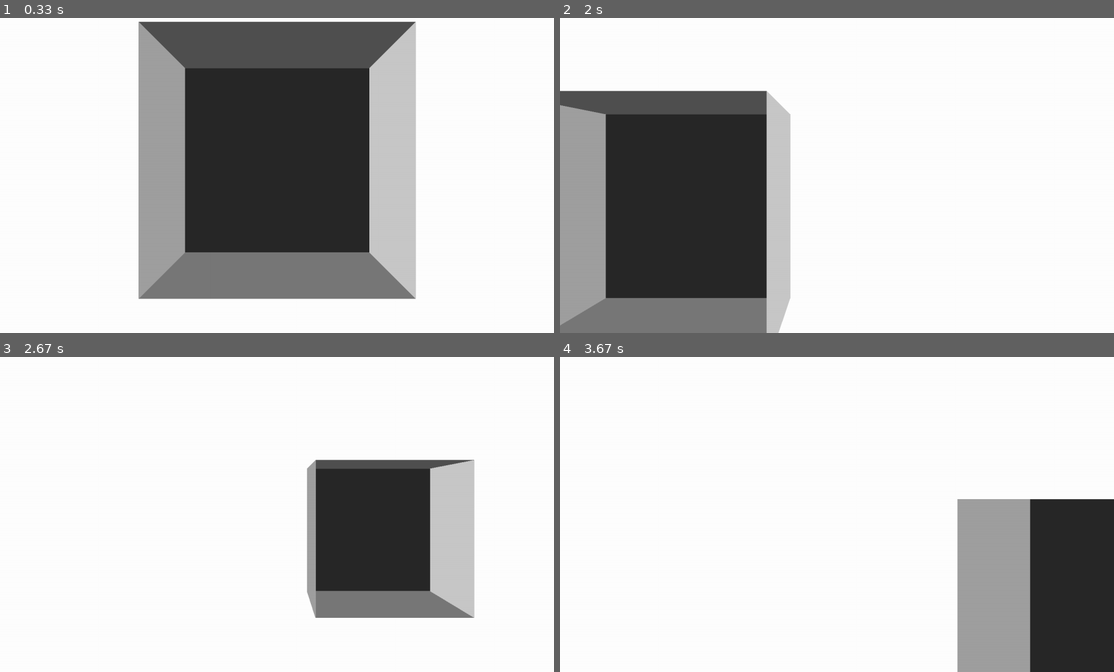
Above: before the commit, frames 1-4 (two rows, left to right).
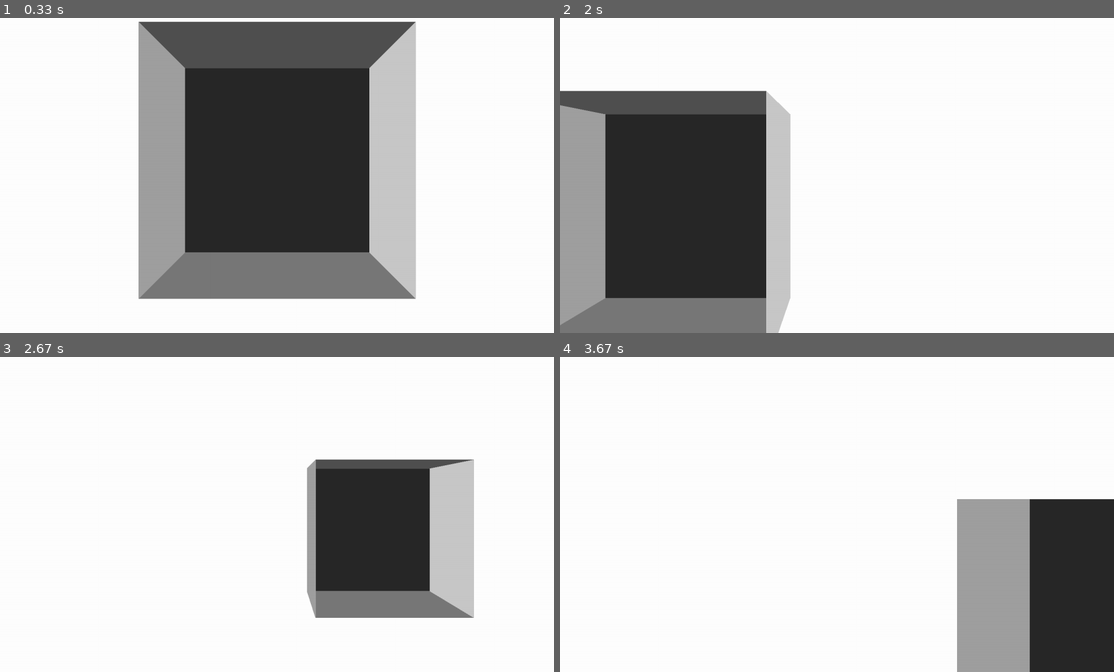
Above: after the commit, the same moments.

Repository: averyli290/pygame_programs
Game: pygame game, started from 3dengine.py
Two runs of this game, one before a commit and one after it. Both use one fixed random seed, a clock stepped at 60 frames per second and the inputs below.
Inputs (mouse positions are in pixels of both pictures, inside the frame that each line leads up to):
- Up to frame 1 (0.33 s): no input
- Up to frame 2 (2 s): hold D 0.33-0.8 s; move the mouse to (814, 175) at 0.37 s; hold A from 1.67 s (still down); tap E at 1.82 s
- Up to frame 3 (2.67 s): release A at 2.2 s; hold S 2.23-2.53 s; hold A from 2.57 s (still down)
- Up to frame 4 (3.67 s): release A at 2.97 s; hold W 3-3.37 s; tap E at 3.15 s; hold D from 3.4 s (still down)

Frame 1 is identical in both runs. In frame 2, 0.2% of the frame differs, in the area x 0-40%, y 23-100%; in frame 3, 0.2%, in the area x 55-86%, y 32-83%; in frame 4, 0.1%.

Commit message:
Updated some program

Diff:
--- a/3dengine.py
+++ b/3dengine.py
@@ -40,13 +40,16 @@
             self.clock = pygame.time.Clock()
 
             # The higher this variable is, the lower the sensitivity (because we are dividing values by this number to get the rotation)
-            self.mousesens = 10000000
+            self.mousesens = 1600000
 
         def events(self, event):
             if event.type == pygame.MOUSEMOTION:
                 x, y = event.rel
+                print(x, y)
                 x /= self.mousesens
                 y /= self.mousesens
+                print(x, y)
+                print()
 
                 self.camrot[0] += y
                 self.camrot[1] += x
@@ -151,7 +154,7 @@
         def renderEdges(self):
 
             # Clearing the screen
-            screen.fill((255, 255, 255))
+            #screen.fill((255, 255, 255))
 
             # Rendering edges
             for edge in self.edges:
@@ -212,7 +215,7 @@
 
                 # For each of the verticies in the face, if the z coord is > 0, then true
                 for i in face:
-                    if points[i][2] > 0: on_screen = True; break; print(1)
+                    if points[i][2] > 0: on_screen = True; break
 
                 if on_screen:
                     # Getting the coordinates for each vertex on the face
Not shown, added: Session.vim
